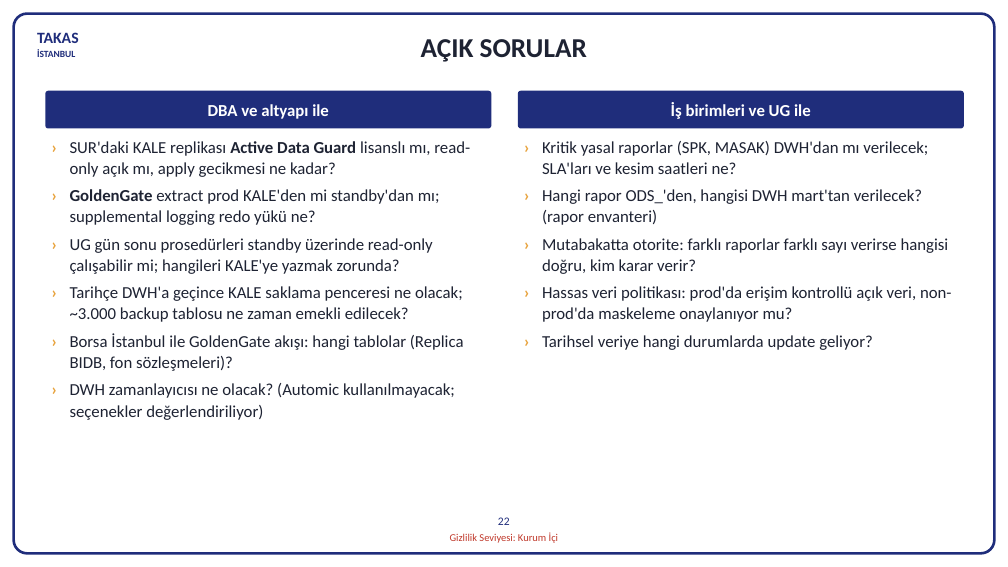
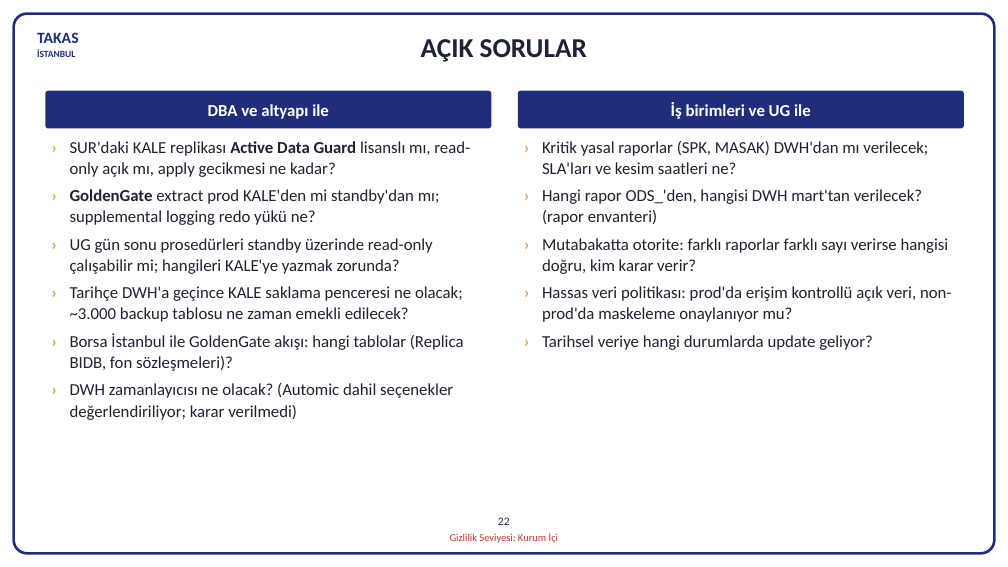
Before and after one commit to hanifidemirel0/Cursor-Projects, a slide deck: slide 22 of outputs/dwh-sunum-kasim-2026/5 - DWHSunum_Kasim2026.pptx. Drawn at 1008x567 pixels with LibreOffice and Linux fonts; fonts in the diff are those of the drawing. Boxes give left, top, right and bottom in pixels: in the first picture for what was removed or moved away, otherwise in the second. Text is boxed around its words. In the diff, an @@ line names an element or a change of style, - is before the commit and + after.

```diff
--- a/outputs/dwh-sunum-kasim-2026/5 - DWHSunum_Kasim2026.pptx
+++ b/outputs/dwh-sunum-kasim-2026/5 - DWHSunum_Kasim2026.pptx
@@ text at [70, 383, 453, 420]: text changed @@
-› DWH zamanlayıcısı ne olacak? (Automic kullanılmayacak; seçenekler değerlendiriliyor)
+› DWH zamanlayıcısı ne olacak? (Automic dahil seçenekler değerlendiriliyor; karar verilmedi)
```
Also in this commit, not shown: 1 other slide changed, 10 other files.
